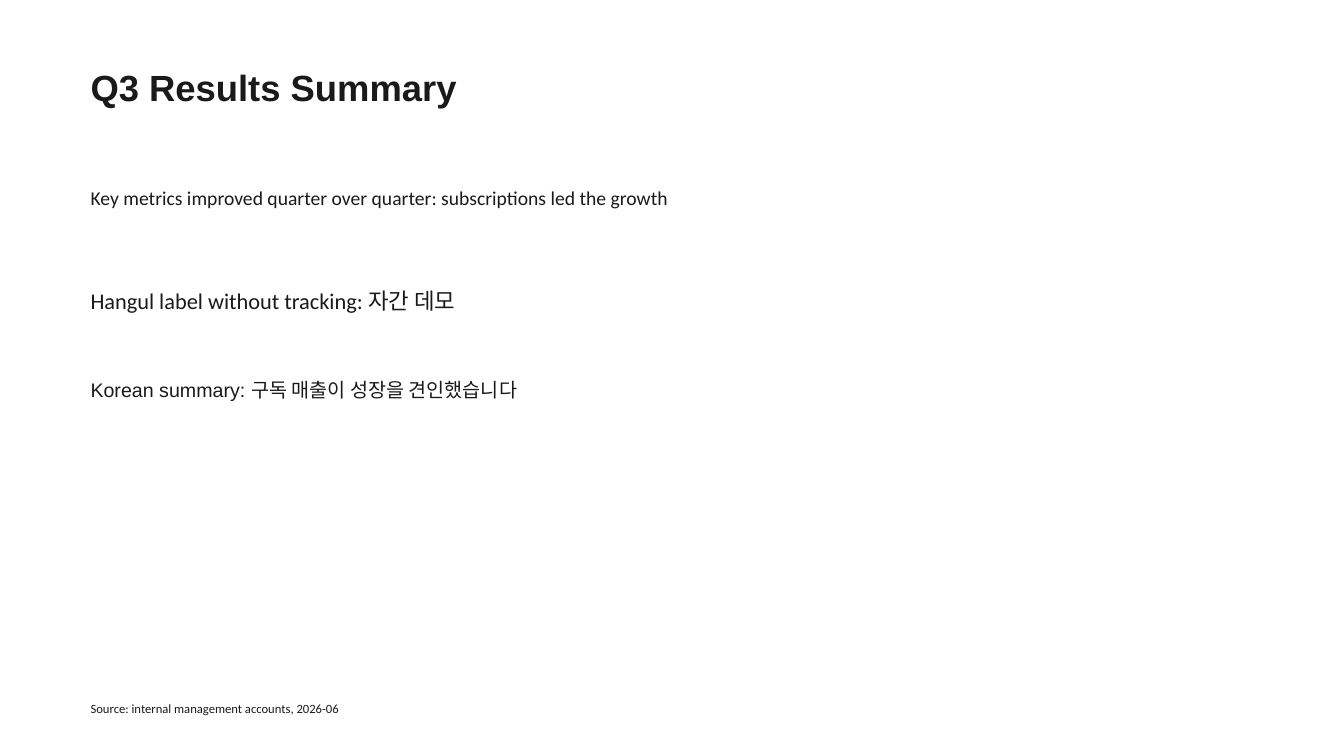
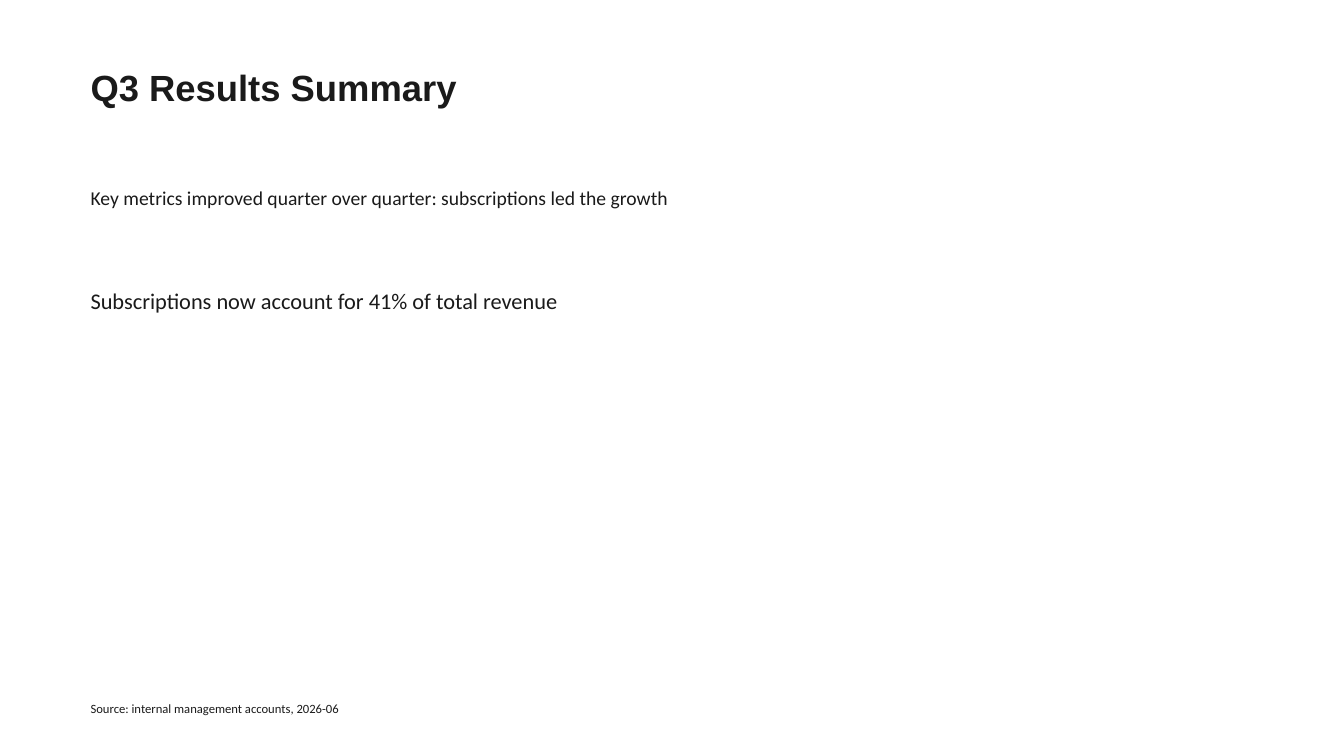
Before and after one commit to Love-Ash/archforge, a slide deck: slide 1 of examples/fixed_en.pptx. Drawn at 1344x756 pixels with LibreOffice and Linux fonts; fonts in the diff are those of the drawing. Boxes give left, top, right and bottom in pixels: in the first picture for what was removed or moved away, otherwise in the second. Text is boxed around its words. In the diff, an @@ line names an element or a change of style, - is before the commit and + after.

```diff
--- a/examples/fixed_en.pptx
+++ b/examples/fixed_en.pptx
@@ text removed at <box>91,290,455,313</box> @@
-Hangul label without tracking: 자간 데모
@@ text added at <box>91,293,557,313</box>, 16 pt, text #1A1A1A @@
+Subscriptions now account for 41% of total revenue
@@ text removed at <box>91,380,517,401</box> @@
-Korean summary: 구독 매출이 성장을 견인했습니다
```
Also in this commit, not shown: 25 other files.
